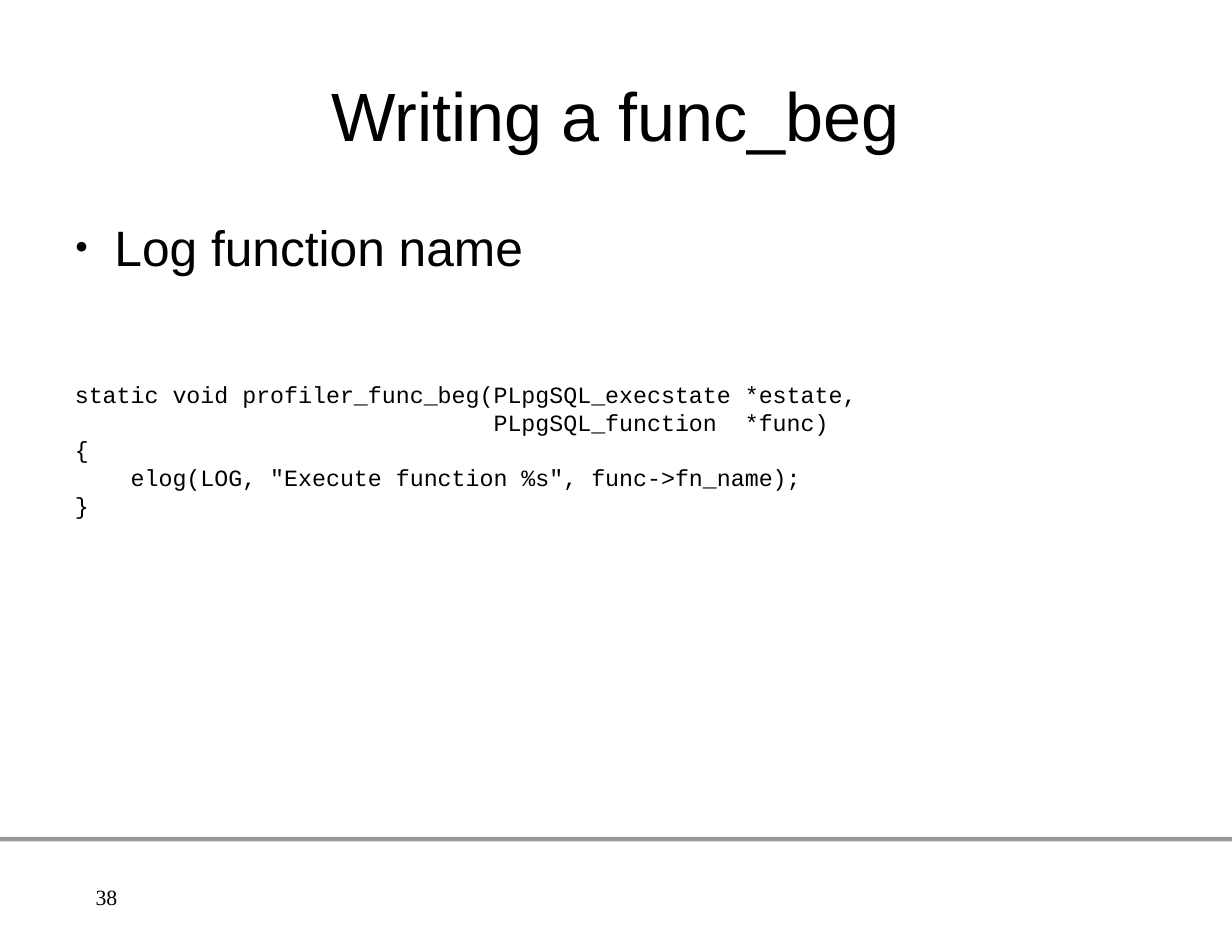
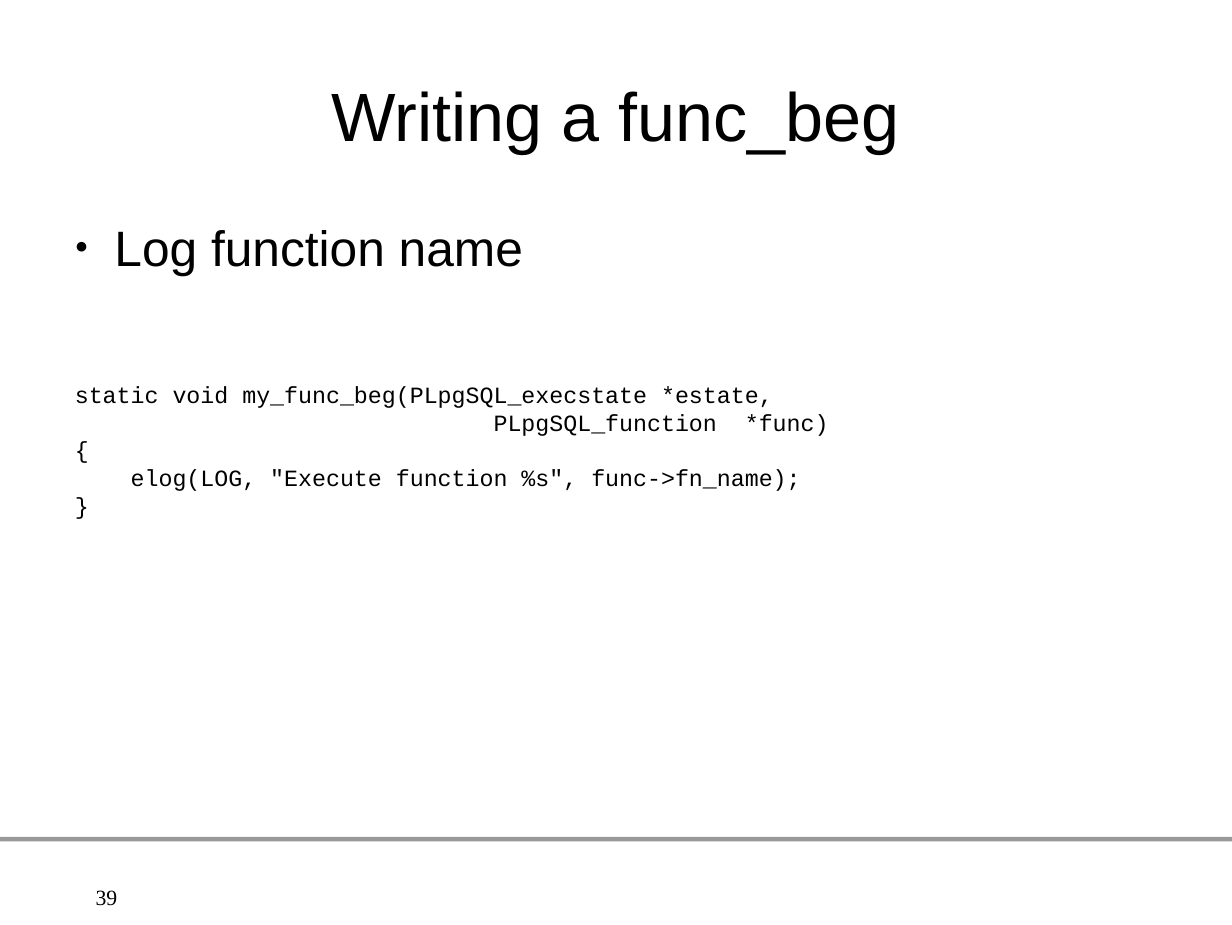
Before and after one commit to gleu/Hooks-in-PostgreSQL, a slide deck: slide 39 of hooks_in_postgresql.odp (slide 38 before the commit). Drawn at 1232x925 pixels with LibreOffice and Linux fonts; fonts in the diff are those of the drawing; background and template pictures are left out. Boxes give left, top, right and bottom in pixels: in the first picture for what was removed or moved away, otherwise in the second. Text is boxed around its words. In the diff, an @@ line names an element or a change of style, - is before the commit and + after.

```diff
--- a/hooks_in_postgresql.odp
+++ b/hooks_in_postgresql.odp
@@ text at (75,386,773,408): text changed @@
-static void profiler_func_beg(PLpgSQL_execstate *estate,
+static void my_func_beg(PLpgSQL_execstate *estate,
@@ page number at (96,890,118,906): text changed @@
-38
+39
```
Also in this commit, not shown: 14 other slides changed, 2 slides added, 4 other files.
